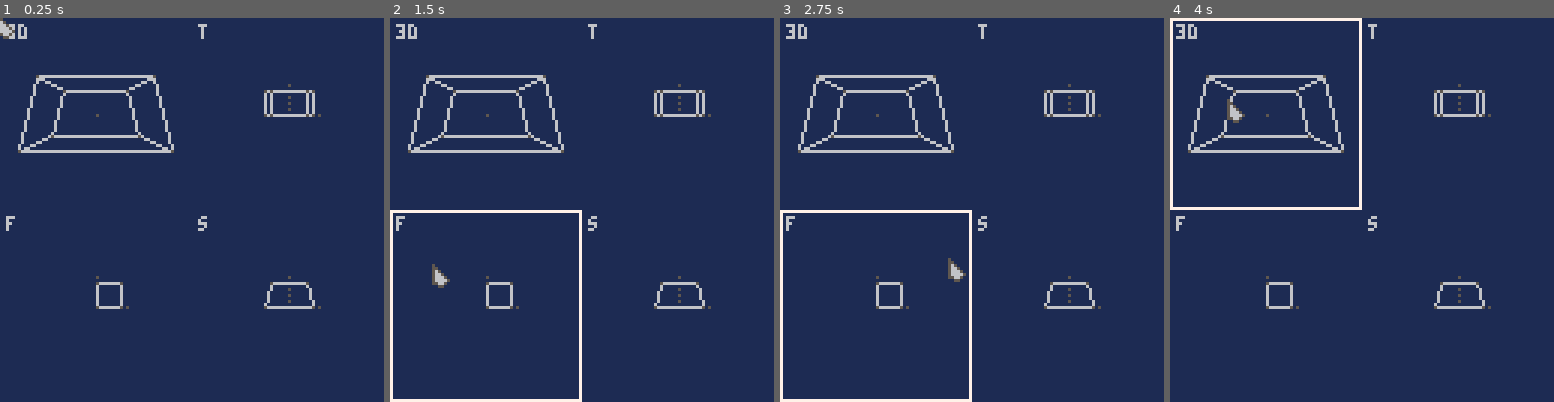
Above: before the commit, frames 1-4 (left to right).
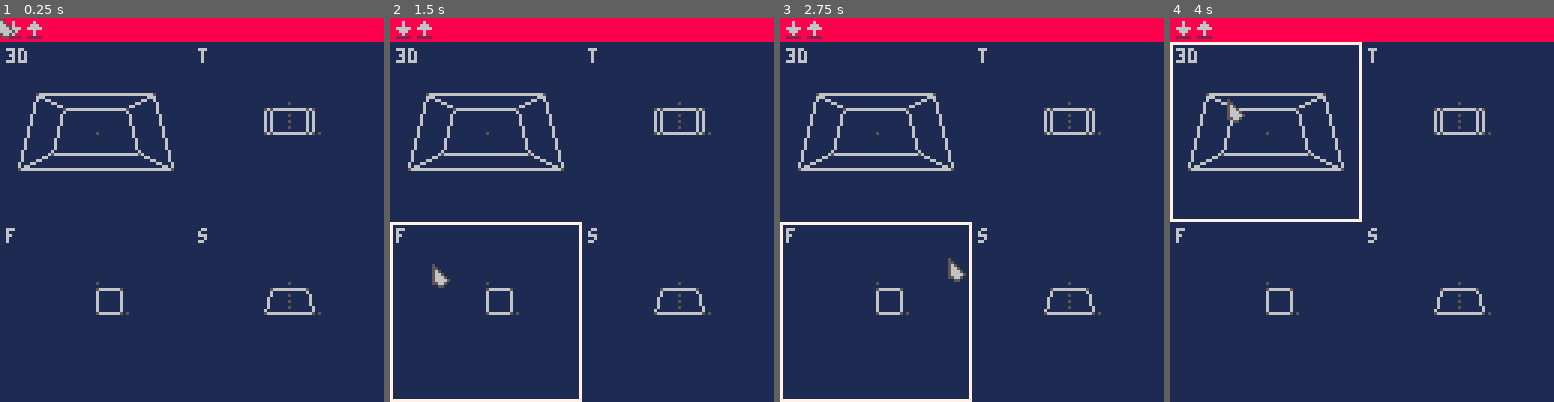
Above: after the commit, the same moments.

Repository: yourykiki/pico8
Game: PICO-8 cartridge mdl_edit.p8
The game is run twice, just before and just after one commit, with the same random seed, the same clock (stepped at 60 frames per second) and the same inputs.
Inputs (mouse positions are in pixels of both pictures, inside the frame that each line leads up to):
- Up to frame 1 (0.25 s): no input
- Up to frame 2 (1.5 s): click (670, 121) at 0.67 s; click (436, 267) at 1.22 s
- Up to frame 3 (2.75 s): hold Right 1.6-2.1 s; click (887, 114) at 1.77 s; hold Up 2.15-2.42 s; click (952, 259) at 2.32 s; hold Right from 2.47 s (still down)
- Up to frame 4 (4 s): click (1404, 106) at 2.87 s; release Right at 3.03 s; hold Left 3.08-3.58 s; click (1465, 256) at 3.42 s; hold Down 3.63-3.97 s; click (1231, 102) at 3.97 s

The runs differ from the first frame. In frame 1, 11% of the frame differs, in the area x 0-100%, y 0-78%; in frame 2, 12%; in frame 3, 12%; in frame 4, 12%.

Commit message:
import export toolbar

Diff:
--- a/mdl_edit.p8
+++ b/mdl_edit.p8
@@ -8,11 +8,12 @@
 -- draw near vrtx selected
 -- edit face colors
 -- add volume
--- add toolbar for imp/exp
 -- copy each mdl state in stack
+-- modal for copy/paste
 
 local c_top,c_side,c_front,c_3d,
- mdl,mrk_mdl,c_current,ivrtx
+ mdl,mrk_mdl,c_current,ivrtx,
+ toolb
 local top,sid,fro=
  {1,3},{1,2},{3,2}
 
@@ -36,13 +37,15 @@
  poke(0x5f2d, 1)
  -- init cam
  c_top,c_side,c_front,c_3d=
-  init_cam("t",64, 0,top),
-  init_cam("s",64,64,sid),
-  init_cam("f", 0,64,fro),
-  init_cam("3d",0, 0)
+  init_cam("t",64, 8,top),
+  init_cam("s",64,68,sid),
+  init_cam("f", 0,68,fro),
+  init_cam("3d",0, 8)
  -- load default model
  mdl=make_cube({0,0,0},0)
  mrk_mdl=make_marker()
+ -- toolbar
+ toolb=init_toolbar()
 end
 
 function init_cam(name,vx,vy,ax)
@@ -50,7 +53,7 @@
   name=name,
   pos={0,6,-10},
   ang=0.25,
-  view={w=64,h=64,x=vx,y=vy},
+  view={w=64,h=60,x=vx,y=vy},
   m={},
   focus=false,
   ax=ax,
@@ -182,9 +185,54 @@
  }
 end
 
+function init_toolbar()
+ return {
+  actions={
+   {
+    icon=1,
+    onclick=function()
+     import()
+    end
+   },
+   {
+    icon=2,
+    onclick=function()
+     export(mdl)
+    end
+
+   }
+  },
+  update=function(self,mx,my,mb,dw)
+   self.sel=0
+   --mouse over
+   for i,act in pairs(self.actions) do
+    bx1,bx2,by1,by2=
+     i*7-6,i*7,0,7
+    if bx1<mx and mx<bx2 and
+       by1<my and my<by2 then
+     self.sel=i
+     if mb&1==1 then
+      -- clicked
+      act.onclick()
+     end
+    end
+   end
+  end,
+  draw=function(self)
+   rectfill(0,0,127,7,8)
+   for i,act in pairs(self.actions) do
+    d=(i==self.sel) and 16 or 0
+    spr(act.icon+d,i*7-6,0)
+   end
+  end
+ }
+end
+
 function _update()
  local mx,my,mb,dw=
   stat(32),stat(33),stat(34),stat(36)
+
+ toolb:update(mx,my,mb,dw)
 
  if updstate==us_noselect then
   update_focus(mx,my)
@@ -194,10 +242,6 @@
    updstate=us_select
   end
 
-  if mb&2==2 then
-   --export(mdl)
-   import()
-  end
  elseif updstate==us_select then
   c_current:updselect(mx,my)
   if mb&1==0 then
@@ -273,6 +317,8 @@
  draw_cam(c_side)
  draw_cam(c_front)
  draw_cam(c_3d)
+ camera()
+ toolb:draw()
  spr(0,stat(32)-1,stat(33)-1)
 end
 
Not shown, changed: 20 lines of the sprite sheet (__gfx__) section of mdl_edit.p8
